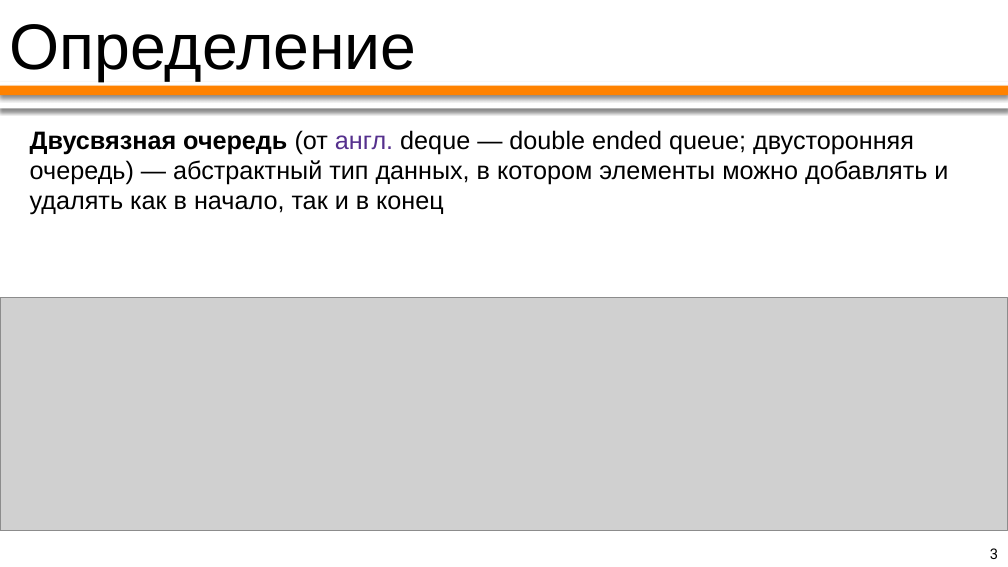
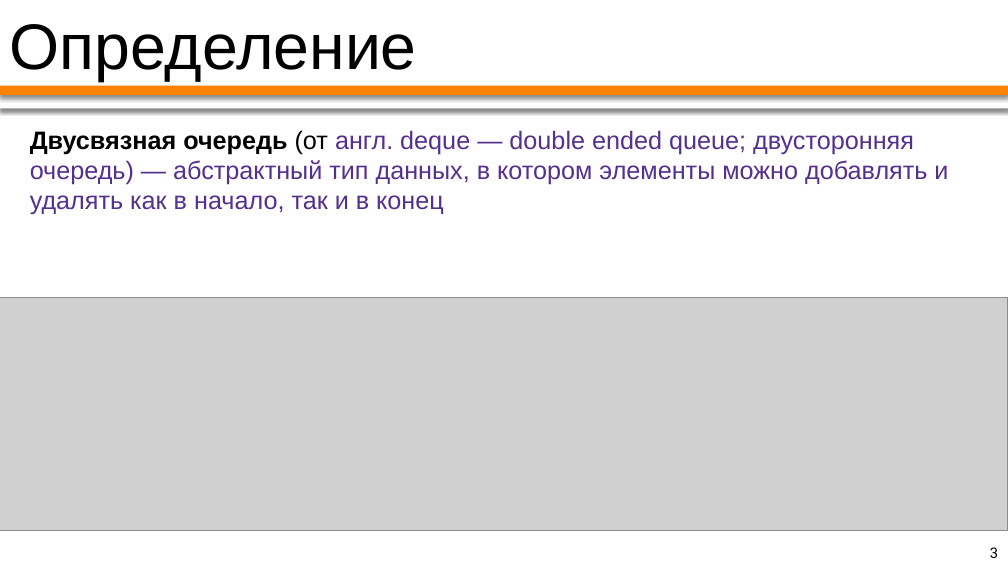
Before and after one commit to PatriotRossii/ducktalks_0, a slide deck: slide 3 of deque/appendix/deque. Устройство и реализация.pptx. Drawn at 1008x567 pixels with LibreOffice and Linux fonts; fonts in the diff are those of the drawing; grey boxes stand for pictures. Boxes give left, top, right and bottom in pixels: in the first picture for what was removed or moved away, otherwise in the second. Text is boxed around its words. In the diff, an @@ line names an element or a change of style, - is before the commit and + after.

```diff
--- a/deque/appendix/deque. Устройство и реализация.pptx
+++ b/deque/appendix/deque. Устройство и реализация.pptx
@@ text "Двусвязная очередь (от англ. deque ..." at (30, 130, 948, 215): text colour #000000 to #55308D in "deque — double ended queue; двусторонняя очередь) ..." @@
```
Also in this commit, not shown: 2 other slides changed, 10 slides added, 1 slide removed.
